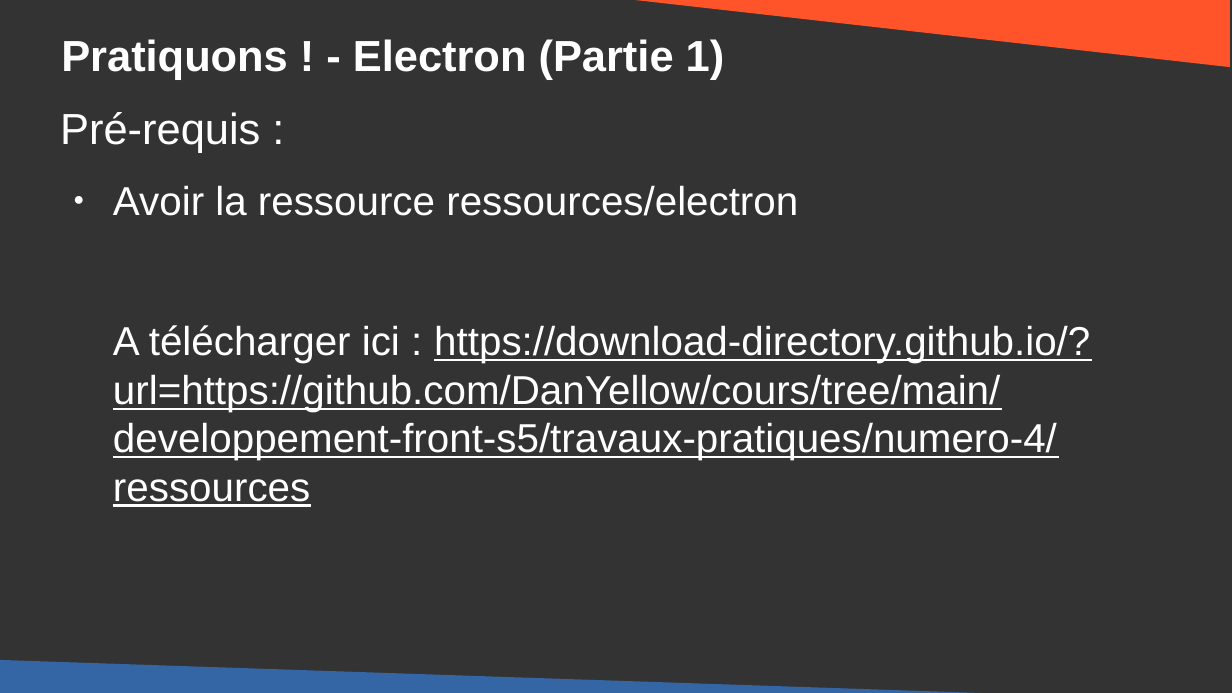
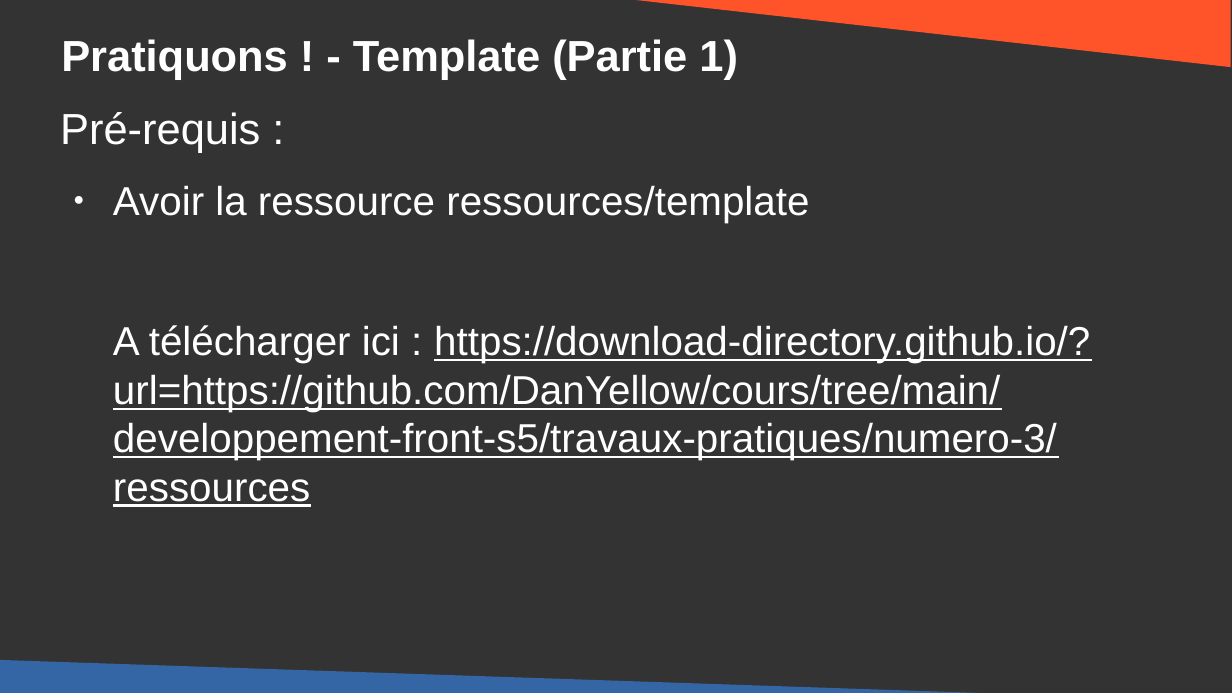
Before and after one commit to DanYellow/cours, a slide deck: slide 11 of developpement-front-s5/travaux-pratiques/numero-4/presentation.odp (slide 9 before the commit). Drawn at 1232x693 pixels with LibreOffice and Linux fonts; fonts in the diff are those of the drawing. Boxes give left, top, right and bottom in pixels: in the first picture for what was removed or moved away, otherwise in the second. Text is boxed around its words. In the diff, an @@ line names an element or a change of style, - is before the commit and + after.

Commit message:
developpement-front-s5 - Reorganize folder

```diff
--- a/developpement-front-s5/travaux-pratiques/numero-4/presentation.odp
+++ b/developpement-front-s5/travaux-pratiques/numero-4/presentation.odp
@@ title at (61,39,738,80): text changed @@
-Pratiquons ! - Electron (Partie 1)
+Pratiquons ! - Template (Partie 1)
@@ text at (113,185,1090,507): text changed @@
-● Avoir la ressource ressources/electron
-A télécharger ici : https://download-directory.github.io/?url=https://github.com/DanYellow/cours/tree/main/developpement-front-s5/travaux-pratiques/numero-4/ressources
+● Avoir la ressource ressources/template
+A télécharger ici : https://download-directory.github.io/?url=https://github.com/DanYellow/cours/tree/main/developpement-front-s5/travaux-pratiques/numero-3/ressources
```
Also in this commit, not shown: 3 other slides changed, 15 slides added, 36 slides removed, 10 other files.
